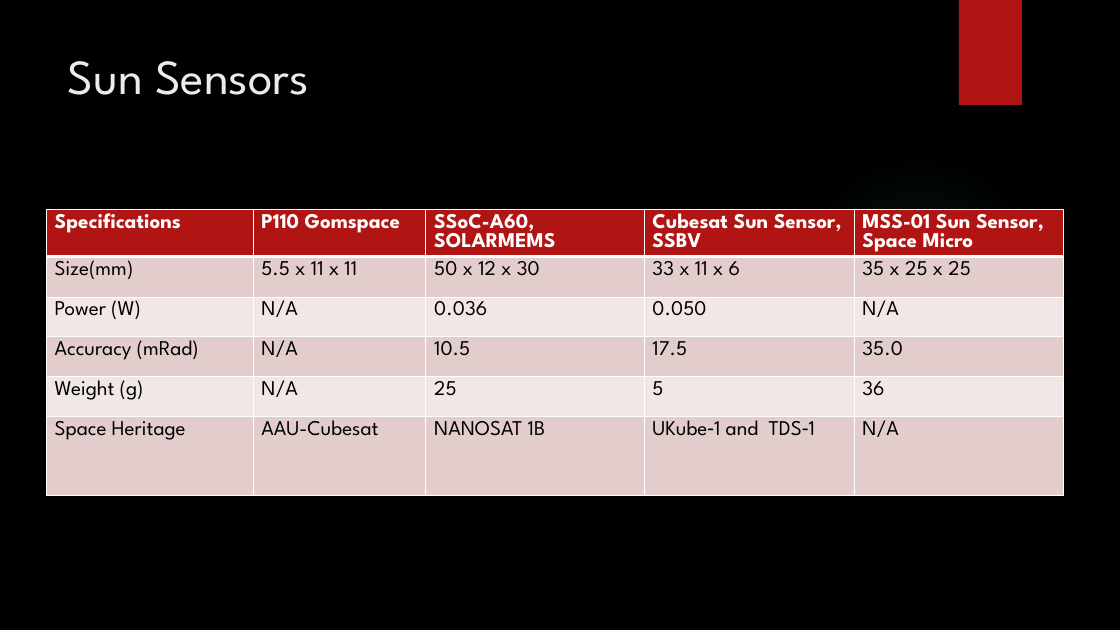
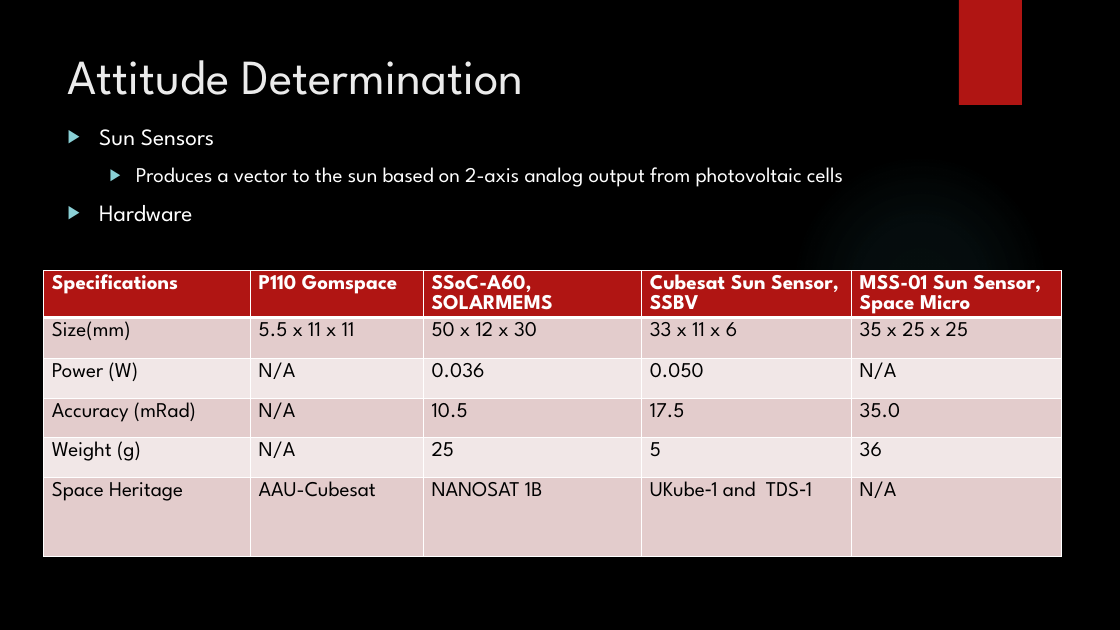
Before and after one commit to HASP-UMN/CubeSat, a slide deck: slide 14 of Presentations/PDR_Presentation.pptx (slide 13 before the commit). Drawn at 1120x630 pixels with LibreOffice and Linux fonts; fonts in the diff are those of the drawing; background and template pictures are left out. Boxes give left, top, right and bottom in pixels: in the first picture for what was removed or moved away, otherwise in the second. Text is boxed around its words. In the diff, an @@ line names an element or a change of style, - is before the commit and + after.

```diff
--- a/Presentations/PDR_Presentation.pptx
+++ b/Presentations/PDR_Presentation.pptx
@@ title at (x1=68, y1=60, x2=524, y2=95): text changed @@
-Sun Sensors
+Attitude Determination
@@ text added at (x1=99, y1=129, x2=843, y2=222), 18 pt, text #FFFFFF @@
+▶ Sun Sensors
+  ▶ Produces a vector to the sun based on 2-axis analog output from photovoltaic cells
+▶ Hardware
@@ table moved from (x1=46, y1=209, x2=1065, y2=507) to (x1=44, y1=271, x2=1062, y2=569) @@
```
Also in this commit, not shown: 13 other slides changed, 3 slides added, 1 slide removed, 1 other file.
